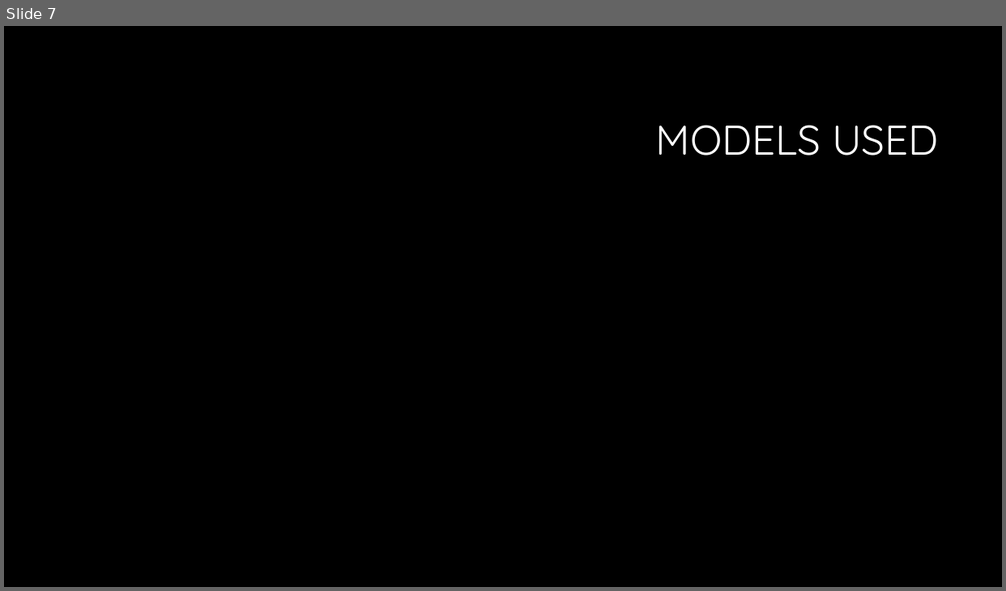
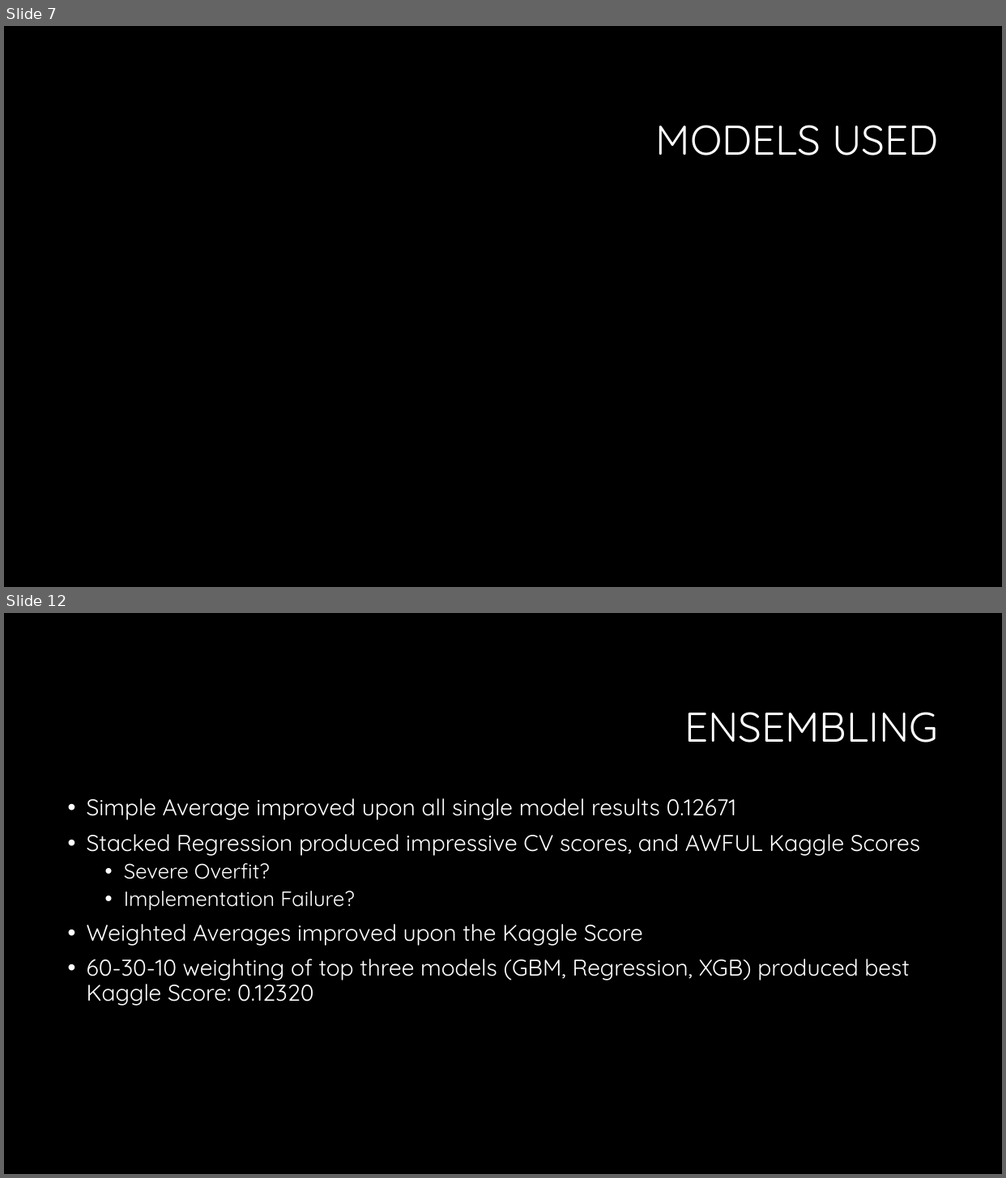
Before and after one commit to gregmb/FightingMongoosesML, a slide deck: MLPresentationFightingMongooses.pptx. Shown one above the other, each under a label of ours: slide 7 before the commit, slides 7 and 12 after it; the slides between them are not shown. The pictures are 1006x591 and 1006x1178 pixels, drawn with LibreOffice and Linux fonts; fonts in the diff are those of the drawing; background and template pictures are left out. Boxes give left, top, right and bottom in pixels: in the first picture for what was removed or moved away, otherwise in the second. Text is boxed around its words. In the diff, an @@ line names an element or a change of style, - is before the commit and + after.

```diff
--- a/MLPresentationFightingMongooses.pptx
+++ b/MLPresentationFightingMongooses.pptx
@@ slide 12 added at [4, 613, 1002, 1174], background #000000 @@
@@ title added at [684, 712, 938, 743], 40 pt, text #FFFFFF @@
+ENSEMBLING
@@ text added at [87, 798, 920, 1006], 22 pt, text #FFFFFF @@
+• Simple Average improved upon all single model results 0.12671
+• Stacked Regression produced impressive CV scores, and AWFUL Kaggle Scores
+  • Severe Overfit?
+  • Implementation Failure?
+• Weighted Averages improved upon the Kaggle Score
+• 60-30-10 weighting of top three models (GBM, Regression, XGB) produced best Kaggle Score: 0.12320
```
Also in this commit, not shown: 9 slides changed, 1 other slide added, 2 slides removed.
